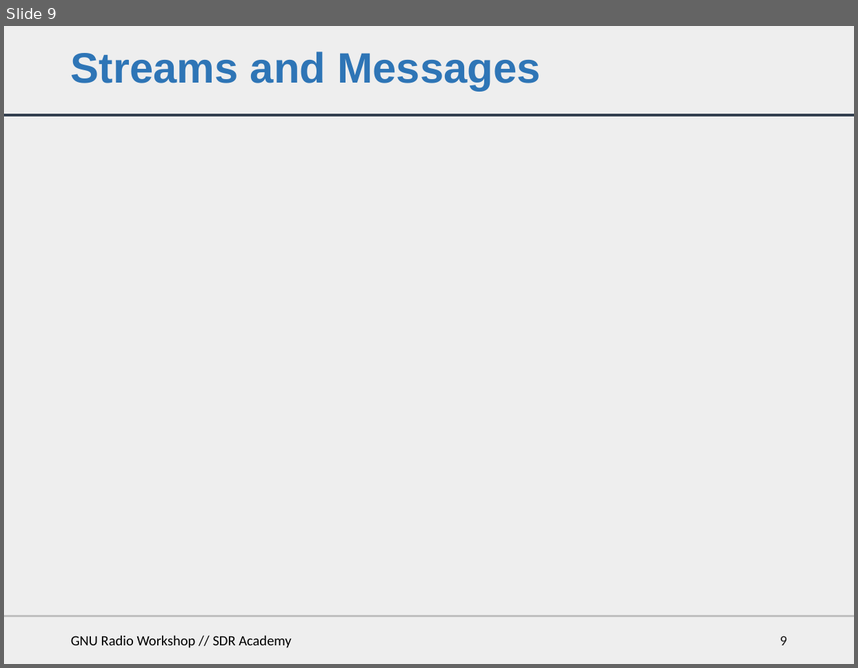
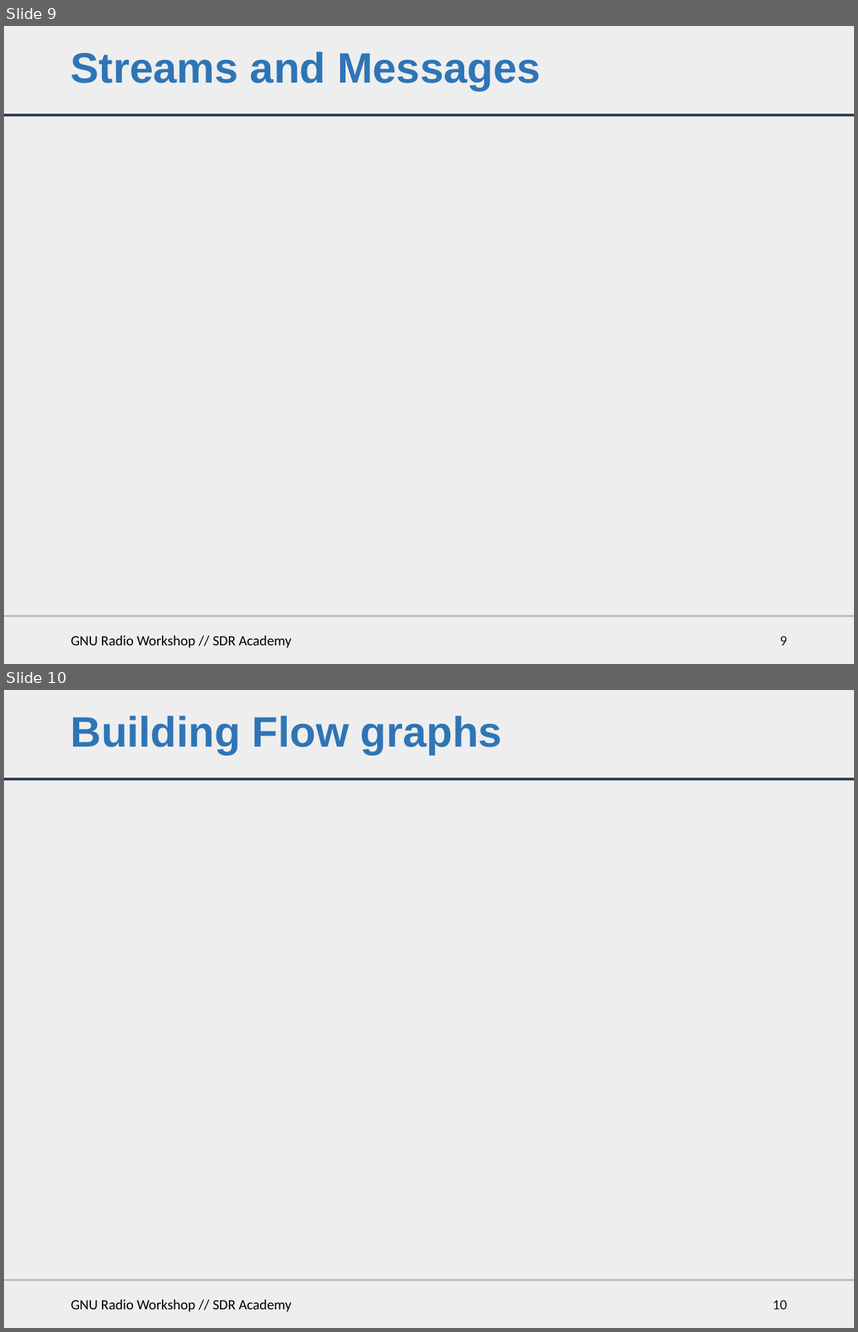
Before and after one commit to bastibl/gnuradio-workshop, a slide deck: gr-workshop.pptx. Shown one above the other, each under a label of ours: slide 9 before the commit, slides 9 and 10 after it. The pictures are 858x668 and 858x1332 pixels, drawn with LibreOffice and Linux fonts; fonts in the diff are those of the drawing. Boxes give left, top, right and bottom in pixels: in the first picture for what was removed or moved away, otherwise in the second. Text is boxed around its words. In the diff, an @@ line names an element or a change of style, - is before the commit and + after.

```diff
--- a/gr-workshop.pptx
+++ b/gr-workshop.pptx
@@ slide 10 added at box(4, 690, 854, 1328), background #EEEEEE; not listed: 2 template elements that a slide beside it also shows @@
@@ title added at box(71, 716, 502, 755), 36 pt, text #2E75B6, bold @@
+Building Flow graphs
@@ text added at box(71, 1299, 291, 1312), 12 pt, text #000000 @@
+GNU Radio Workshop // SDR Academy
@@ page number added at box(773, 1299, 787, 1309), 12 pt, text #181717 @@
+10
```
Also in this commit, not shown: 2 slides changed, 4 other slides added.
